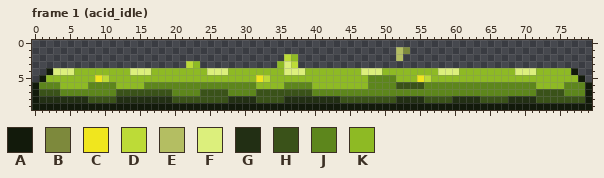
Pixel-art file -- assets/source/props/floor01/dfx_acid.ase. That is the earlier state.
80x10 pixels, 6 frames. Shown: frame 1 (acid_idle). The commit also changed other frames, which this record leaves out.
Palette (. is transparent): A #121a0b  B #7d893c  C #f0e61e  D #bddb37  E #b4be62  F #dcef7c  G #222f14  H #3a5219  J #5d861c  K #8eba24
Pixels before, frame 1 (acid_idle), first column x 0:
 1 ....................................................EB..........................
 2 ....................................DK..............E...........................
 3 ......................DK...........KFD..........................................
 4 ..AFFFKKKKKKKKFFFKKKKKKKKFFFKKKKKKKKFFFKKKKKKKKFFFKKKKKKKKFFFKKKKKKKKFFFKKKKKA..
 5 .AKKKKKKKCDKKKKKKKKKKKKKKKKKKKKKCDKKKKKKKKKKKKKKJJJJKKKCDKKKKKKKKKKKKKKKKKKKKKA.
 6 AJJJKKKKJJJJKKKKJJJJJJJJJJJJJJJJKKKKJJJJKKKKKKKKJJJJHHHHJJJJJJJJJJJJJJJJKKKKJJJA
 7 AHHHJJJJJJJJHHHHHHHHJJJJHHHHJJJJHHHHHHHHJJJJJJJJJJJJJJJJJJJJJJJJJJJJJJJJHHHHJJJA
 8 AGGGGGGGHHHHGGGGGGGGHHHHHHHHGGGGHHHHGGGGGGGGHHHHHHHHGGGGHHHHGGGGHHHHGGGGHHHHHHHA
 9 AAAAAAAAAAAAAAAAAAAAAAAAAAAAAAAAAAAAAAAAAAAAAAAAAAAAAAAAAAAAAAAAAAAAAAAAAAAAAAAA
Once edited:
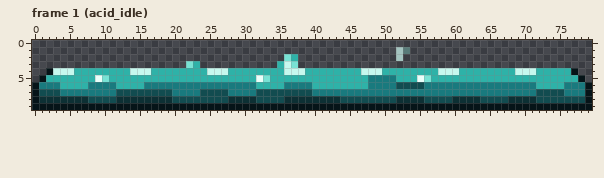
Difference:
colour A: #121a0b -> #061418
colour B: #7d893c -> #587a78
colour C: #f0e61e -> #eafffa
colour D: #bddb37 -> #78e2d4
colour E: #b4be62 -> #a4c4c0
colour F: #dcef7c -> #c6f8ee
colour G: #222f14 -> #0d3034
colour H: #3a5219 -> #124c50
colour J: #5d861c -> #197a7e
colour K: #8eba24 -> #2eb2a8
